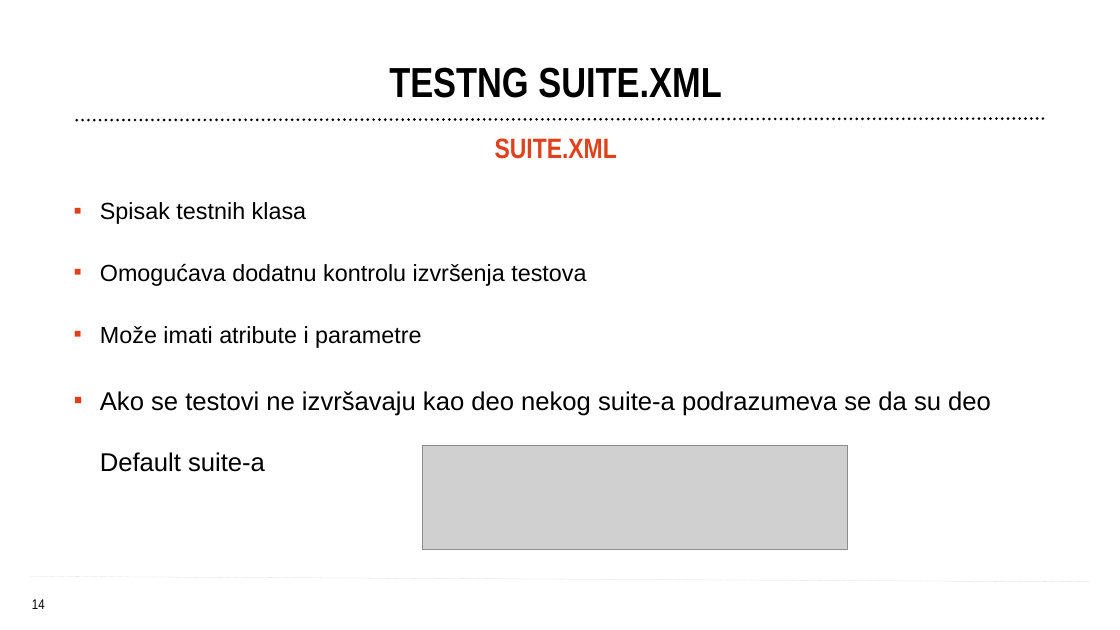
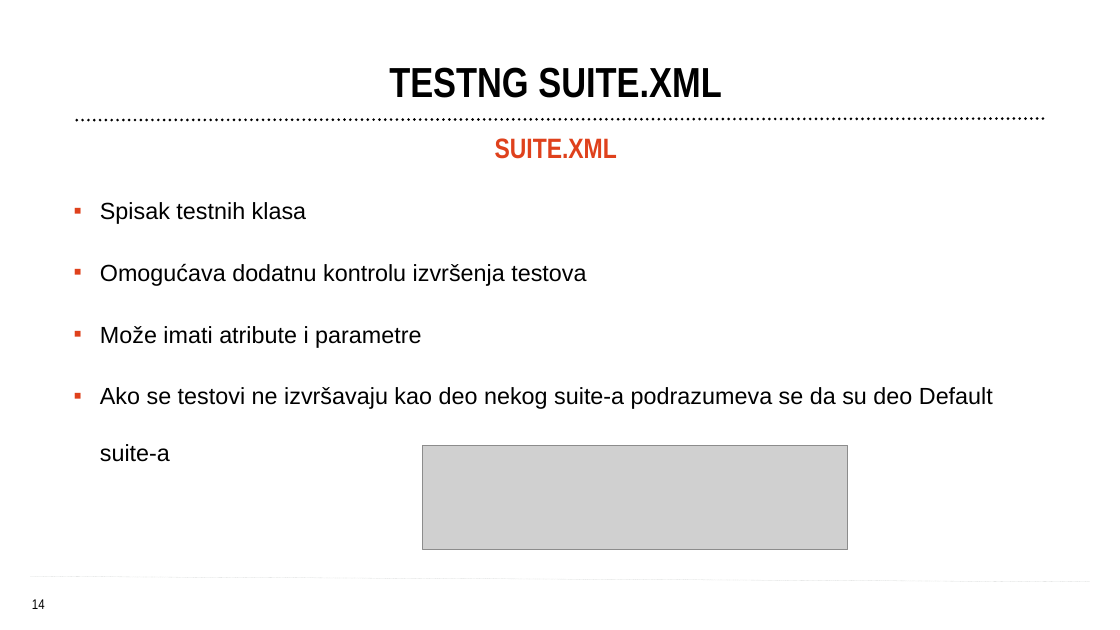
Before and after one commit to endava-training-materials/domaci_zadatak, a slide deck: slide 14 of prezentacije/TA i Selenium osnove - class 2.pptx. Drawn at 1120x630 pixels with LibreOffice and Linux fonts; fonts in the diff are those of the drawing; grey boxes stand for pictures; background and template pictures are left out. Boxes give left, top, right and bottom in pixels: in the first picture for what was removed or moved away, otherwise in the second. Text is boxed around its words. In the diff, an @@ line names an element or a change of style, - is before the commit and + after.

```diff
--- a/prezentacije/TA i Selenium osnove - class 2.pptx
+++ b/prezentacije/TA i Selenium osnove - class 2.pptx
@@ text at <box>100,387,993,462</box>: size 22 to 20 pt in "Ako se testovi ne izvršavaju kao deo ..." @@
```
Also in this commit, not shown: 6 other slides changed, 14 other files.
